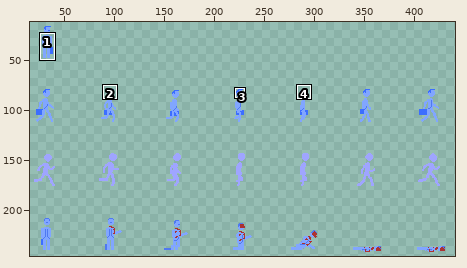
Sprite sheet -- assets/businessSheet.png. Above, an overview of the earlier version with the close-up marked.
Close-up. Before the commit:
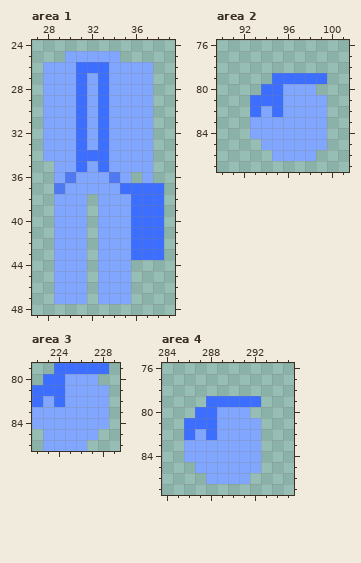
The file is 448x256 pixels. Shown: area 1: x 27..39, y 24..48; area 2: x 90..101, y 76..87; area 3: x 222..229, y 79..86; area 4: x 284..295, y 76..87. The wide view leaves out empty margins. The commit also changed other parts of the picture, which this record leaves out.
And afterwards:
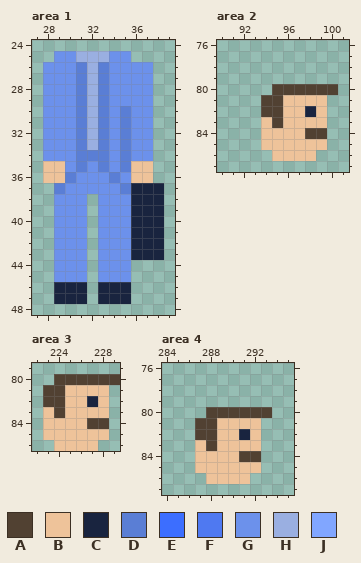
Palette (. is transparent): A #514132  B #eec39a  C #19243f  D #5a7ed5  E #3c6eff  F #4f79f1  G #6c91eb  H #9aafe1  J #81a6ff
Changes in this commit:
Changed rows in their new state; - is an unchanged pixel.
Area 1:
first column x 28:
25 -GGHHHGG---
26 GGGDHDGGGG-
27 GGGDHDGGGG-
28 GGGDHDGGGG-
29 GGGDHDGGGG-
30 GGGDHDGDGG-
31 GGGDHDGDGG-
32 GGGDHDGDGG-
33 GGGDHDGDGG-
34 GGGDDDGDGG-
35 BBGDGDGDBB-
36 BBDGGGDGBB-
37 -DGGGGGDCCC
38 -GGG-GGGCCC
39 -GGG-GGGCCC
40 -GGG-GGGCCC
41 -GGG-GGGCCC
42 -GGG-GGGCCC
43 -GGG-GGGCCC
44 -GGG-GGG---
45 -GGG-GGG---
46 -CCC-CCC---
47 -CCC-CCC---
Area 2:
first column x 93:
79 --.....-
80 -.AAAAAA
81 .AABBBB-
82 .AABBCB-
83 .BABBBB-
84 .BBBBAA-
85 -BBBBBB-
86 --BBBB--
Area 3:
first column x 222:
79 --.....-
80 -.AAAAAA
81 .AABBBB-
82 .AABBCB-
83 .BABBBB-
84 .BBBBAA-
85 -BBBBBB-
86 -.BBBB--
Area 4:
first column x 286:
79 --.....-
80 -.AAAAAA
81 .AABBBB-
82 .AABBCB-
83 .BABBBB-
84 .BBBBAA-
85 -BBBBBB-
86 --BBBB--
